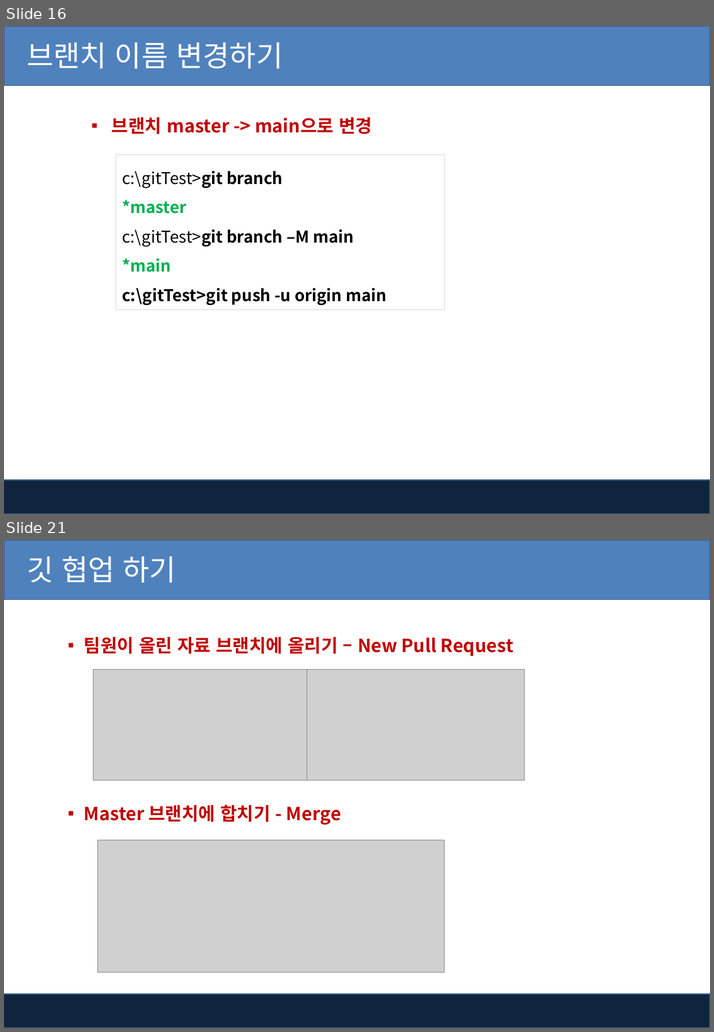
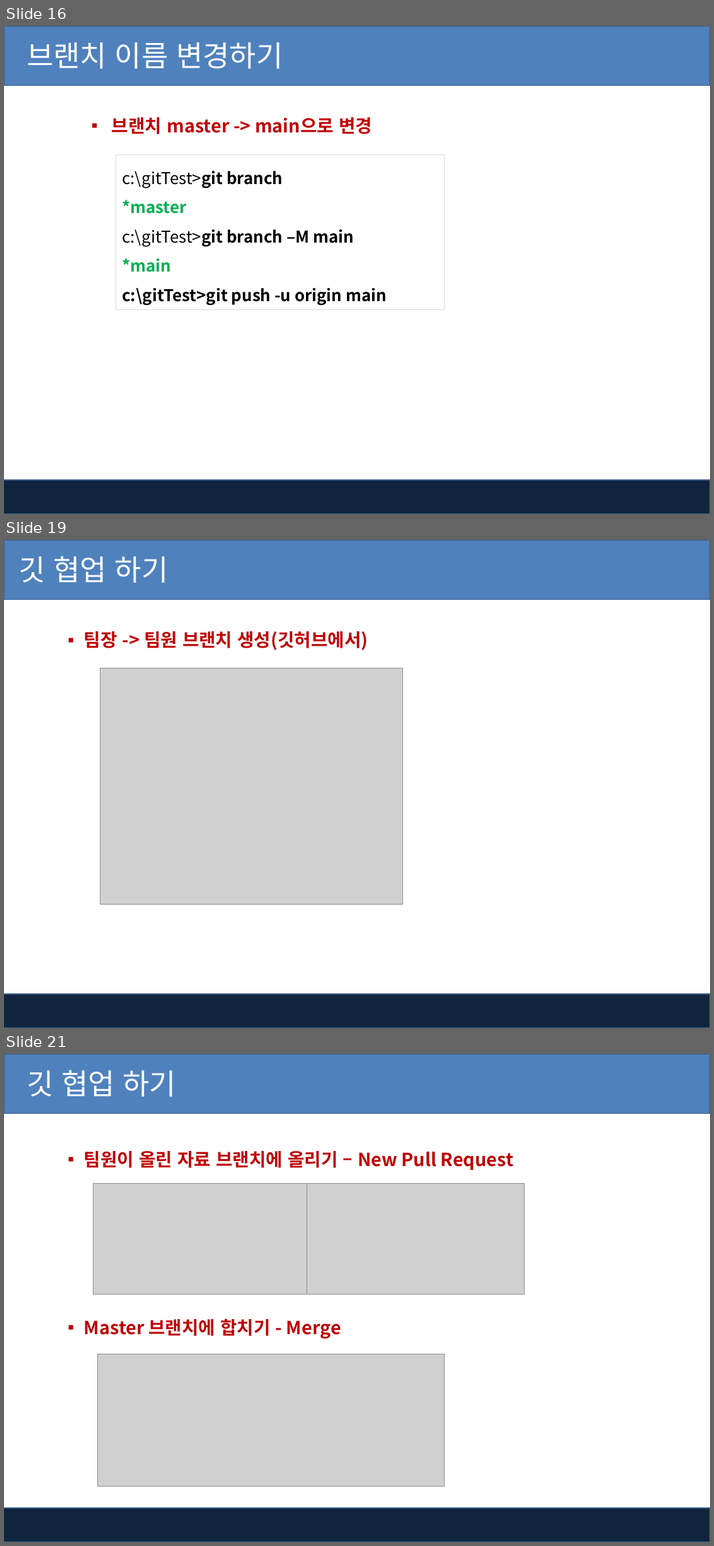
Before and after one commit to pshho/ngreen_project, a slide deck: html_cssWorks/자료/html-css_ppt/GIT_github.pptx. Shown one above the other, each under a label of ours: slides 16 and 21 before the commit, slides 16, 19 and 21 after it; the slides between them are not shown. The pictures are 714x1032 and 714x1546 pixels, drawn with LibreOffice and Linux fonts; fonts in the diff are those of the drawing; grey boxes stand for pictures; background and template pictures are left out. Boxes give left, top, right and bottom in pixels: in the first picture for what was removed or moved away, otherwise in the second. Text is boxed around its words. In the diff, an @@ line names an element or a change of style, - is before the commit and + after.

```diff
--- a/html_cssWorks/자료/html-css_ppt/GIT_github.pptx
+++ b/html_cssWorks/자료/html-css_ppt/GIT_github.pptx
@@ slide 19 added at [4, 540, 710, 1028], background #FFFFFF; not listed: 2 template elements that a slide beside it also shows @@
@@ title added at [18, 556, 168, 583], 32 pt, text #FFFFFF @@
+깃 협업 하기
@@ text added at [84, 631, 368, 650], 20 pt, text #C00000, bold @@
+▪ 팀장 -> 팀원 브랜치 생성(깃허브에서)
@@ picture added at [100, 669, 403, 905] @@
```
Also in this commit, not shown: 2 slides changed, 1 other slide added, 2 slides removed, 2 other files.
